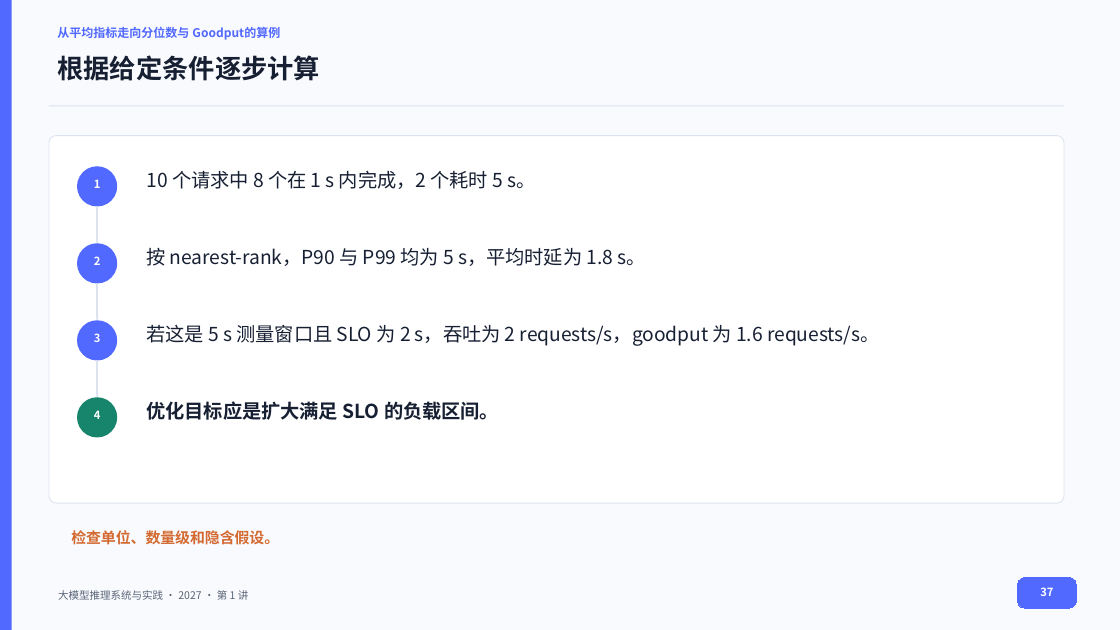
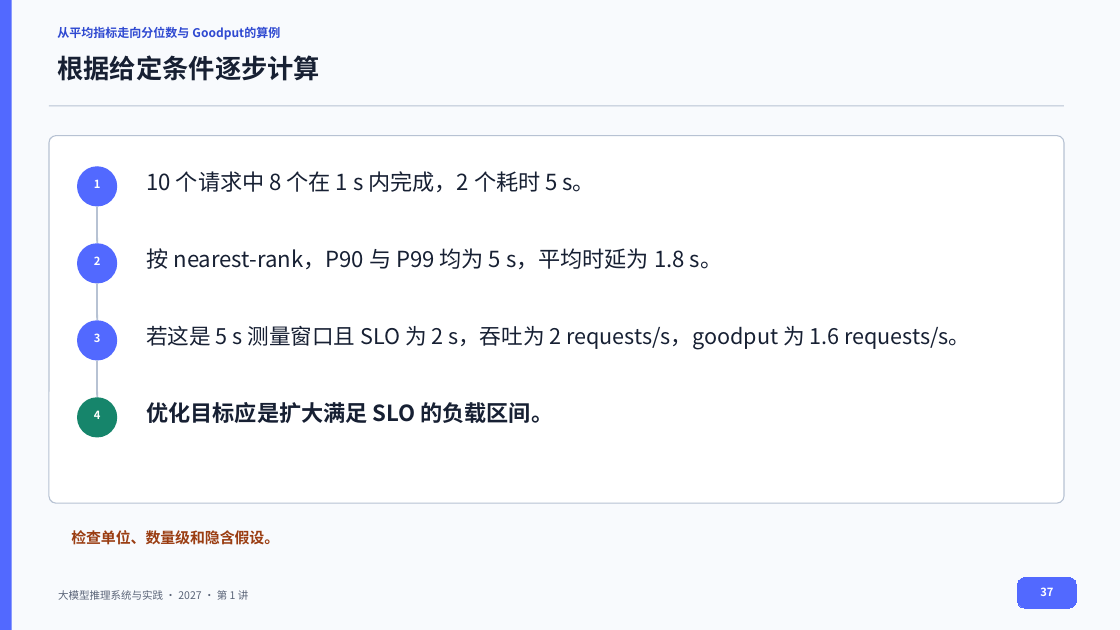
Before and after one commit to vLLM-HUST/intro-to-llm-inference-engines, a slide deck: slide 37 of build/slides/2027/lectures-8-pptx/第01讲_课程导论与评价指标.pptx. Drawn at 1120x630 pixels with LibreOffice and Linux fonts; fonts in the diff are those of the drawing. Boxes give left, top, right and bottom in pixels: in the first picture for what was removed or moved away, otherwise in the second. Text is boxed around its words. In the diff, an @@ line names an element or a change of style, - is before the commit and + after.

```diff
--- a/build/slides/2027/lectures-8-pptx/第01讲_课程导论与评价指标.pptx
+++ b/build/slides/2027/lectures-8-pptx/第01讲_课程导论与评价指标.pptx
@@ text "从平均指标走向分位数与 Goodput的算例" at (57, 27, 280, 40): text colour #5269FF to #2F49D1 @@
@@ line (49, 106) - (1065, 106): stroke #DDE3EE 0.75 pt to #B7C2D3 0.94 pt @@
@@ rounded rectangle at (49, 135, 1064, 503): outline #DDE3EE 0.75 pt to #B7C2D3 0.94 pt @@
@@ line (97, 207) - (97, 244): stroke #DDE3EE 1.5 pt to #B7C2D3 1.5 pt @@
@@ line (97, 284) - (97, 320): stroke #DDE3EE 1.5 pt to #B7C2D3 1.5 pt @@
@@ text "若这是 5 s 测量窗口且 SLO ..." at (146, 326, 970, 349): size 16.5 to 18.6 pt @@
@@ line (97, 360) - (97, 397): stroke #DDE3EE 1.5 pt to #B7C2D3 1.5 pt @@
@@ size 16.5 to 19 pt in 3 elements at (146, 171, 595, 192), (146, 248, 723, 269), (146, 402, 553, 423) @@
@@ text "检查单位、数量级和隐含假设。" at (71, 530, 279, 545): text colour #D36A31 to #9A3D12 @@
```
Also in this commit, not shown: 41 other slides changed, 25 other files.
